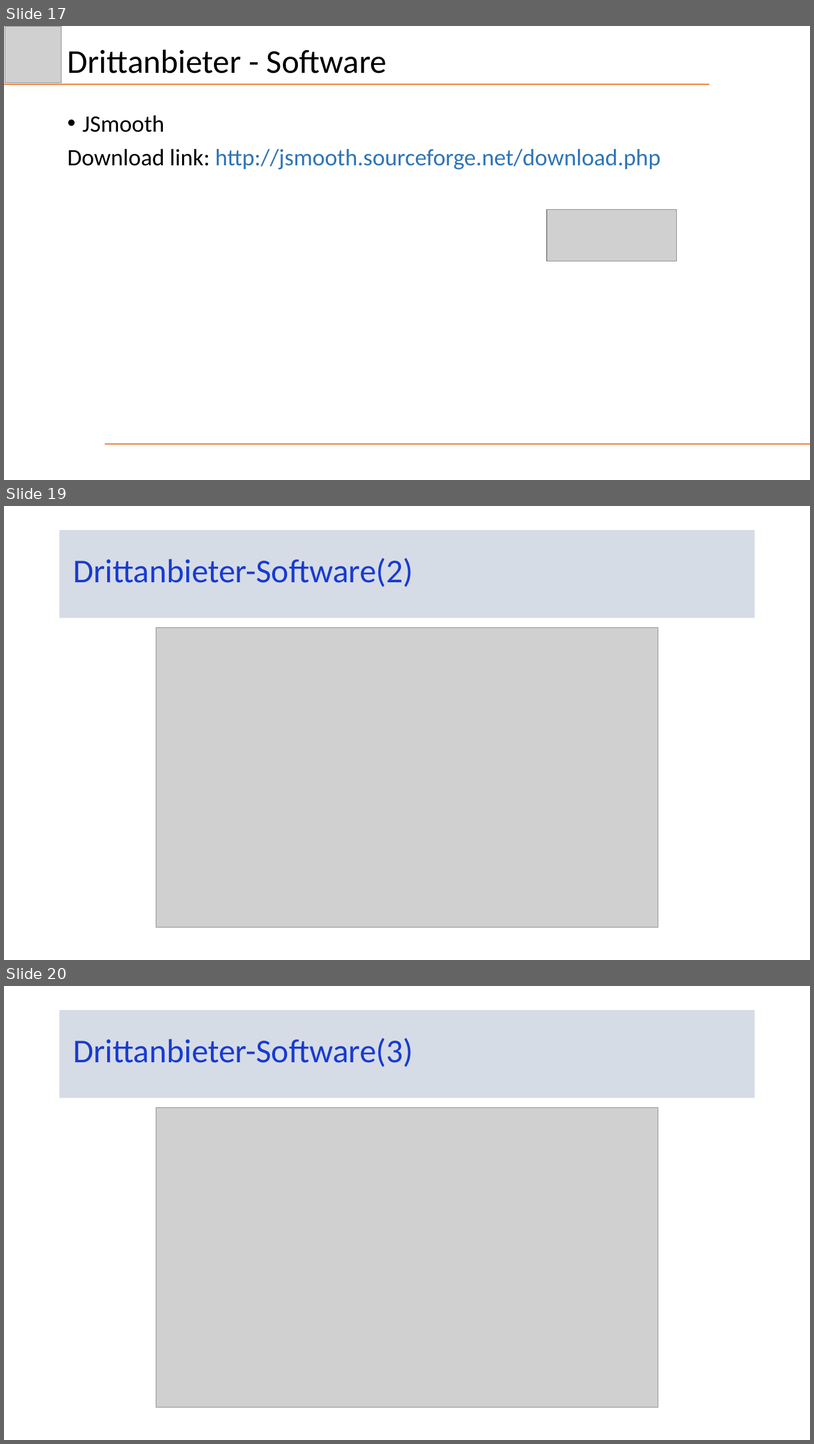
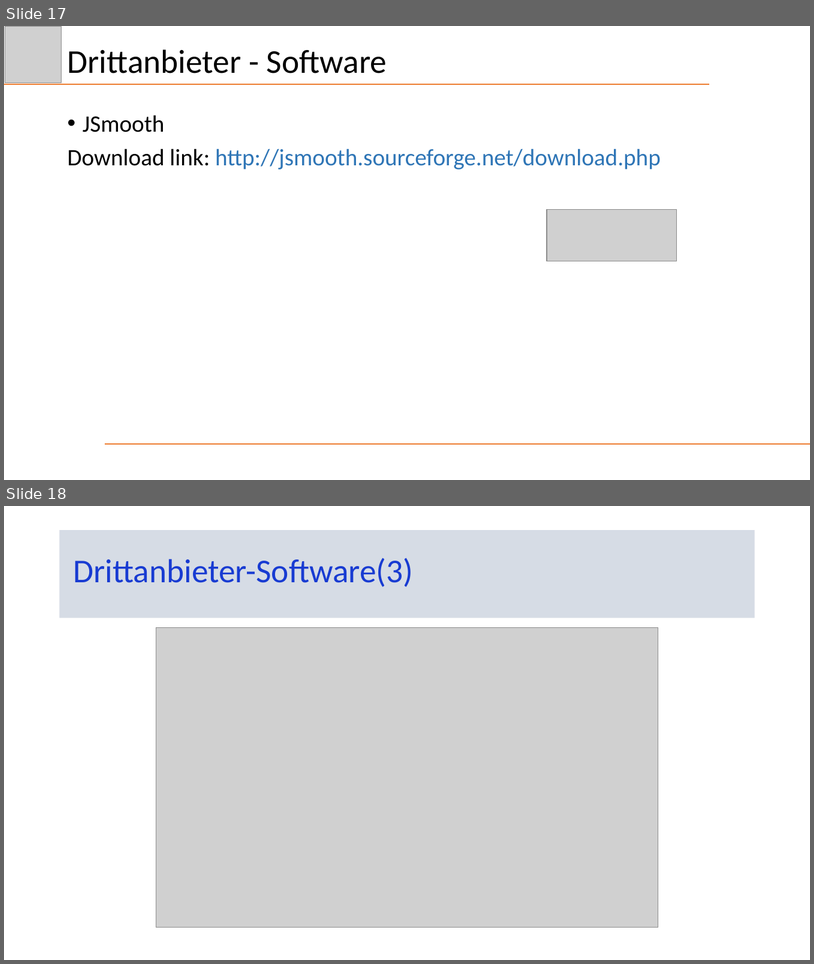
Before and after one commit to Schnitzel128/sejava, a slide deck: Präsentation/DezHex.pptx. Shown one above the other, each under a label of ours: slides 17, 19 and 20 before the commit, slides 17 and 18 after it; the slides between them are not shown. The pictures are 814x1444 and 814x964 pixels, drawn with LibreOffice and Linux fonts; fonts in the diff are those of the drawing; grey boxes stand for pictures. Boxes give left, top, right and bottom in pixels: in the first picture for what was removed or moved away, otherwise in the second. Text is boxed around its words. In the diff, an @@ line names an element or a change of style, - is before the commit and + after.

```diff
--- a/Präsentation/DezHex.pptx
+++ b/Präsentation/DezHex.pptx
@@ slide 19 removed at (4,506,810,960), background #FFFFFF @@
@@ title removed at (60,530,755,618) @@
-Drittanbieter-Software(2)
@@ picture removed at (156,628,659,927) @@
@@ what was slide 20 is now slide 18 @@
```
Also in this commit, not shown: 2 slides changed, 4 other slides removed, 2 other files.
